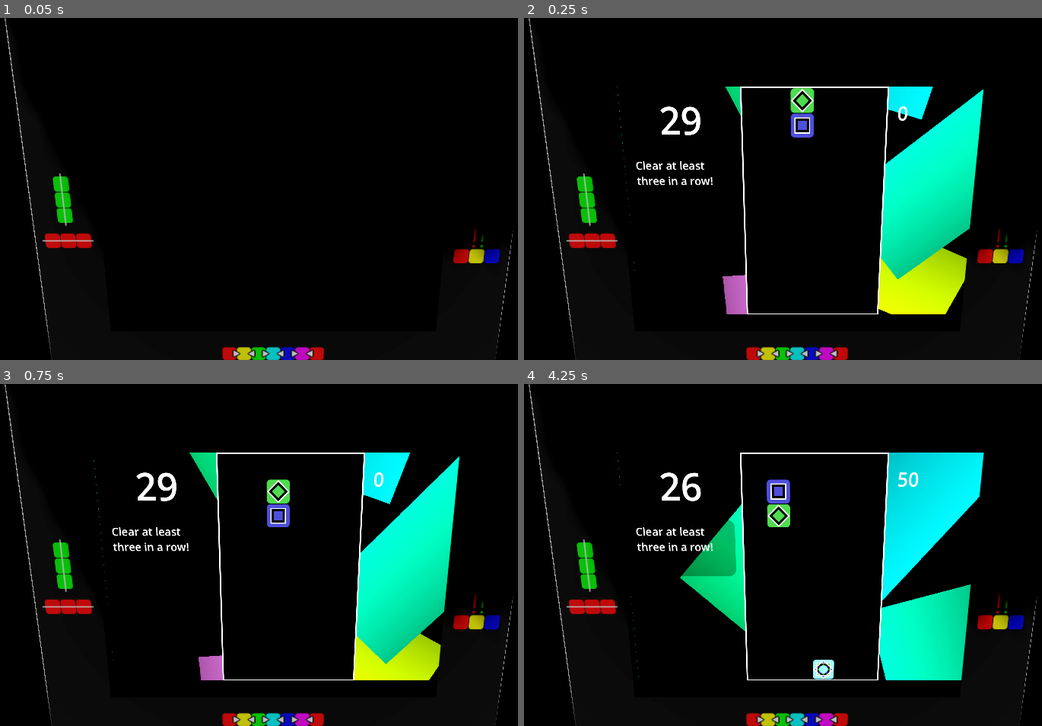
Above: before the commit, frames 1-4 (two rows, left to right).
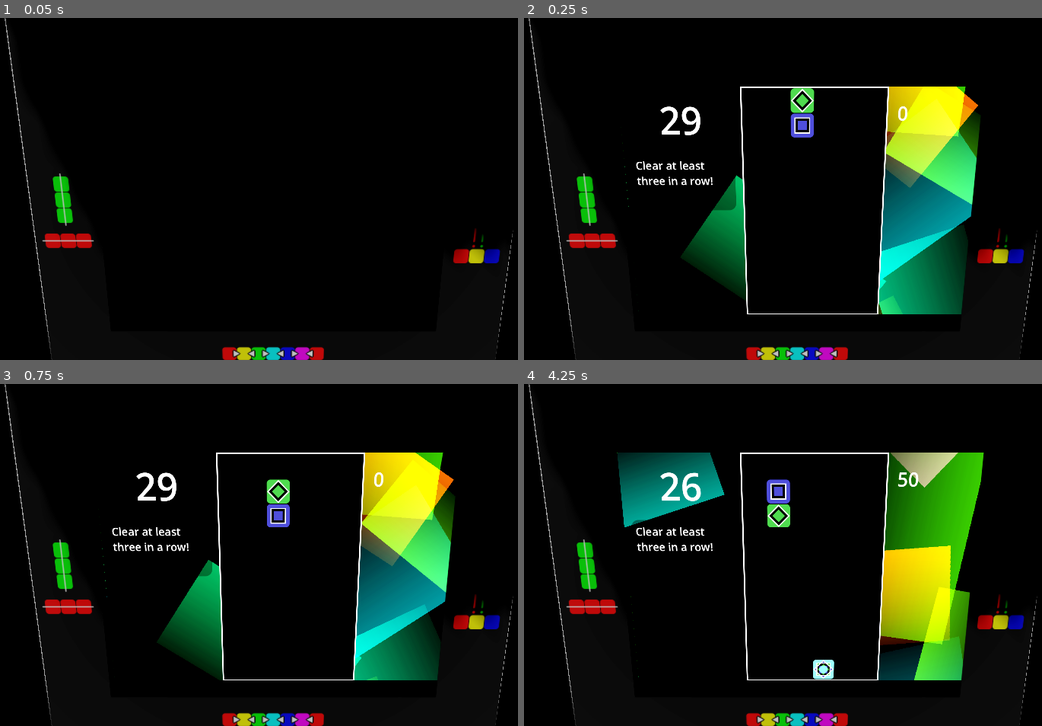
Above: after the commit, the same moments.

Repository: liabilityluke/FBGJ2025
Game: Godot game, scene res://cabinet.tscn
Two runs of this game, one before a commit and one after it. Both use one fixed random seed, a clock stepped at 60 frames per second and the inputs below. This scene is started directly instead of the project's main scene.
Inputs:
- Up to frame 1 (0.05 s): no input
- Up to frame 2 (0.25 s): no input
- Up to frame 3 (0.75 s): tap Enter (ui_accept) at 0.5 s; hold Right (ui_right) from 0.53 s (still down); hold Enter (ui_accept) from 0.53 s (still down)
- Up to frame 4 (4.25 s): release Right (ui_right) at 1.28 s; release Enter (ui_accept) at 1.28 s; hold Down (ui_down) 1.28-2.03 s; tap Enter (ui_accept) at 1.35, 1.52, 1.82, 2.85, 3.02, 3.32 s; hold Enter (ui_accept) 2.03-2.78 s; hold Right (ui_right) 2.03-3.53 s; hold Left (ui_left) from 3.53 s (still down); hold Enter (ui_accept) from 3.53 s (still down); tap Escape (ui_cancel) at 4.15 s

Frame 1 is identical in both runs. In frame 2, 14% of the frame differs, in the area x 17-89%, y 20-87%; in frame 3, 14%; in frame 4, 16%.

Commit message:
add win and lose screens

Diff:
--- a/board.gd
+++ b/board.gd
@@ -36,6 +36,10 @@
 var wallkick_counter := 0
 
 @export var chain_multiplier : Array[float] = [1.0]
+
+var play_time := 0.0
+signal lost(score, play_time, objectives, total_objectives)
+signal won(score, play_time)
 
 var chain_results := {
 		"points" : 0,
@@ -85,39 +89,9 @@
 	drop_timer.one_shot = true
 	drop_timer.timeout.connect(_on_drop_timer_timeout)
 
-#func _input(event: InputEvent) -> void:
-	#if seed_block != null and stem_block != null :
-		#if event.is_action_pressed("ui_left") :
-			#var new_seed_location = seed_block.location + Vector2i(-1, 0)
-			#var new_stem_location = stem_block.location + Vector2i(-1, 0)
-			#if is_valid_move(new_seed_location) and is_valid_move(new_stem_location) :
-				#if rotation_state != 3 :
-					#move_block(seed_block, new_seed_location)
-					#move_block(stem_block, new_stem_location)
-				#else :
-					#move_block(stem_block, new_stem_location)
-					#move_block(seed_block, new_seed_location)
-		#elif event.is_action_pressed("ui_right") :
-			#var new_seed_location = seed_block.location + Vector2i(1, 0)
-			#var new_stem_location = stem_block.location + Vector2i(1, 0)
-			#if is_valid_move(new_seed_location) and is_valid_move(new_stem_location) :
-				#if rotation_state != 1 :
-					#move_block(seed_block, new_seed_location)
-					#move_block(stem_block, new_stem_location)
-				#else :
-					#move_block(stem_block, new_stem_location)
-					#move_block(seed_block, new_seed_location)
-		#elif event.is_action_pressed("ui_accept") :
-			#rotate_falling_blocks(false)
-		#elif event.is_action_pressed("ui_cancel") :
-			#rotate_falling_blocks(true)
-		#elif event.is_action_pressed("ui_down") :
-			#_on_gravity_timer_timeout()
-			#gravity_timer.wait_time = 0.1
-			#gravity_timer.start()
-			#fast_dropping = true
-
-func _process(_delta: float) -> void:
+func _process(delta: float) -> void:
+	play_time += delta
+
 	if seed_block != null and stem_block != null :
 		if Input.is_action_just_pressed("ui_left") :
 			var new_seed_location = seed_block.location + Vector2i(-1, 0)
@@ -452,5 +426,8 @@
 	else :
 		return randi_range(3, 5)
 
-func start_lose_screen() -> void:
-	get_tree().paused = true
+func lose() -> void:
+	lost.emit(score, play_time, $"../../VBoxContainer/MarginContainer/Panel/MarginContainer/Objectives".objective_number - $"../../VBoxContainer/MarginContainer/Panel/MarginContainer/Objectives".objective_array.size(), $"../../VBoxContainer/MarginContainer/Panel/MarginContainer/Objectives".objective_number)
+
+func win() -> void:
+	won.emit(score, play_time)
--- /dev/null
+++ b/cabinet.gd
@@ -0,0 +1,4 @@
+extends Node3D
+
+func _input(event: InputEvent):
+	$SubViewport.push_input(event)
--- a/cabinet.tscn
+++ b/cabinet.tscn
@@ -1,7 +1,9 @@
-[gd_scene load_steps=10 format=3 uid="uid://byy7lkdp7264m"]
+[gd_scene load_steps=12 format=3 uid="uid://byy7lkdp7264m"]
 
 [ext_resource type="PackedScene" uid="uid://dxrv0s0i2eppq" path="res://assets/cabinet/cabinet(1).glb" id="1_ei0b6"]
+[ext_resource type="Script" uid="uid://cgcdyv7ysfnvw" path="res://cabinet.gd" id="1_igc2x"]
 [ext_resource type="PackedScene" uid="uid://b0an7k5opwfit" path="res://screen.tscn" id="2_nb64c"]
+[ext_resource type="Script" uid="uid://begr64r2o8nr8" path="res://sub_viewport.gd" id="3_ssam1"]
 
 [sub_resource type="ProceduralSkyMaterial" id="ProceduralSkyMaterial_nb64c"]
 sky_top_color = Color(0, 0, 0, 1)
@@ -37,6 +39,8 @@
 orientation = 2
 
 [node name="Node3D" type="Node3D"]
+process_mode = 3
+script = ExtResource("1_igc2x")
 
 [node name="DirectionalLight3D" type="DirectionalLight3D" parent="."]
 transform = Transform3D(-0.866023, -0.433016, 0.250001, 0.0139347, 0.478902, 0.877758, -0.499809, 0.763643, -0.408706, 0, 0, 0)
@@ -57,8 +61,10 @@
 
 [node name="SubViewport" type="SubViewport" parent="."]
 size = Vector2i(972, 648)
+script = ExtResource("3_ssam1")
 
 [node name="Node2D" parent="SubViewport" instance=ExtResource("2_nb64c")]
+process_mode = 1
 
 [node name="MeshInstance3D2" type="MeshInstance3D" parent="."]
 transform = Transform3D(1, 0, 0, 0, 1, 0, 0, 0, 1, 0, 0, 6.46042)
--- /dev/null
+++ b/lose_screen.tres.gd
@@ -0,0 +1,19 @@
+extends MarginContainer
+
+
+
+func _on_board_lost(score: Variant, play_time: Variant, objectives: Variant, total_objectives: Variant) -> void:
+	get_tree().paused = true
+	$Panel/VBoxContainer/Score.text = str(score) + " points"
+	$Panel/VBoxContainer/PlayTime.text = str(int(floor(play_time))) + " seconds"
+	$Panel/VBoxContainer/LoseButton.grab_focus()
+	$Panel/VBoxContainer/Objectives.text = str(objectives) + "/" + str(total_objectives) + " Objectives"
+	show()
+
+
+
+
+func _on_lose_button_pressed() -> void:
+	print("button pressed!")
+	get_tree().paused = false
+	get_tree().change_scene_to_file("res://cabinet.tscn")
--- a/objectives.gd
+++ b/objectives.gd
@@ -1,8 +1,11 @@
 extends RichTextLabel
 
 var objective_array := []
+var objective_number : int
 
 @export var objective_timer : Node
+
+signal won
 
 class Objective :
 	var time := 30
@@ -31,6 +34,7 @@
 	objective_array.append(Objective.new(60, "Make a 3 chain!", func(test_function) : return test_function["chain_length"] >= 3))
 	objective_array.append(Objective.new(70, "Merge twice and clear 4 blocks in a single chain!", func(test_function) : return (test_function["total_popped"] >= 4 and test_function["blocks_merged"] >= 2)))
 
+	objective_number = objective_array.size()
 
 	text = objective_array[0].text
 	objective_timer.start_timer(objective_array[0].time)
@@ -46,4 +50,5 @@
 				text = objective_array[0].text
 				objective_timer.start_timer(objective_array[0].time)
 			else :
-				text = "you win!!"
+				text = ""
+				won.emit()
--- a/screen.tscn
+++ b/screen.tscn
@@ -1,11 +1,16 @@
-[gd_scene load_steps=9 format=3 uid="uid://b0an7k5opwfit"]
+[gd_scene load_steps=14 format=3 uid="uid://b0an7k5opwfit"]
 
 [ext_resource type="PackedScene" uid="uid://dq6y6dq8mwh10" path="res://board.tscn" id="1_vouji"]
 [ext_resource type="Script" uid="uid://cmdsbfu06au43" path="res://objectives.gd" id="2_7cosj"]
 [ext_resource type="Script" uid="uid://bypqnv2ko70ls" path="res://objective_timer.gd" id="3_61bok"]
+[ext_resource type="Script" uid="uid://co7do2qm352ky" path="res://win_screen.gd" id="4_ym1bn"]
+[ext_resource type="Script" uid="uid://0hyn8cq1d6ej" path="res://lose_screen.tres.gd" id="5_htcr4"]
+
+[sub_resource type="CanvasItemMaterial" id="CanvasItemMaterial_61bok"]
+blend_mode = 1
 
 [sub_resource type="Gradient" id="Gradient_61bok"]
-colors = PackedColorArray(0.54, 0.27, 0.54, 1, 1, 0.5, 1, 1)
+colors = PackedColorArray(0.1, 0.05, 0.1, 1, 0.5, 0.25, 0.5, 1)
 
 [sub_resource type="GradientTexture2D" id="GradientTexture2D_ym1bn"]
 gradient = SubResource("Gradient_61bok")
@@ -26,6 +31,30 @@
 corner_radius_bottom_right = 20
 corner_radius_bottom_left = 20
 
+[sub_resource type="StyleBoxFlat" id="StyleBoxFlat_ym1bn"]
+bg_color = Color(0, 0, 0, 0.784314)
+corner_radius_top_left = 20
+corner_radius_top_right = 20
+corner_radius_bottom_right = 20
+corner_radius_bottom_left = 20
+expand_margin_left = 20.0
+expand_margin_top = 20.0
+expand_margin_right = 20.0
+expand_margin_bottom = 20.0
+
+[sub_resource type="StyleBoxFlat" id="StyleBoxFlat_htcr4"]
+bg_color = Color(1, 1, 1, 1)
+border_width_left = 20
+border_width_top = 20
+border_width_right = 20
+border_width_bottom = 20
+border_color = Color(1, 1, 1, 1)
+border_blend = true
+corner_radius_top_left = 20
+corner_radius_top_right = 20
+corner_radius_bottom_right = 20
+corner_radius_bottom_left = 20
+
 [node name="Node2D" type="Node2D"]
 
 [node name="CanvasLayer" type="CanvasLayer" parent="."]
@@ -40,7 +69,9 @@
 color = Color(0, 0, 0, 1)
 
 [node name="ShapeSpawner" type="CPUParticles2D" parent="CanvasLayer"]
+material = SubResource("CanvasItemMaterial_61bok")
 position = Vector2(585, -500)
+amount = 12
 texture = SubResource("GradientTexture2D_ym1bn")
 lifetime = 20.0
 preprocess = 20.0
@@ -90,17 +121,12 @@
 theme_override_constants/margin_left = 20
 theme_override_constants/margin_right = 20
 
-[node name="Panel" type="Panel" parent="CanvasLayer/HBoxContainer/VBoxContainer/MarginContainer"]
+[node name="Panel" type="PanelContainer" parent="CanvasLayer/HBoxContainer/VBoxContainer/MarginContainer"]
 layout_mode = 2
 theme_override_styles/panel = SubResource("StyleBoxFlat_61bok")
 
 [node name="MarginContainer" type="MarginContainer" parent="CanvasLayer/HBoxContainer/VBoxContainer/MarginContainer/Panel"]
-layout_mode = 1
-anchors_preset = 15
-anchor_right = 1.0
-anchor_bottom = 1.0
-grow_horizontal = 2
-grow_vertical = 2
+layout_mode = 2
 theme_override_constants/margin_left = 10
 theme_override_constants/margin_top = 10
 theme_override_constants/margin_right = 10
@@ -125,5 +151,123 @@
 [node name="Board" parent="CanvasLayer/HBoxContainer/CenterContainer" instance=ExtResource("1_vouji")]
 position = Vector2(0, 4)
 
-[connection signal="timeout" from="CanvasLayer/HBoxContainer/VBoxContainer/ObjectiveTimer" to="CanvasLayer/HBoxContainer/CenterContainer/Board" method="start_lose_screen"]
+[node name="WinScreen" type="MarginContainer" parent="CanvasLayer"]
+process_mode = 3
+visible = false
+anchors_preset = 15
+anchor_right = 1.0
+anchor_bottom = 1.0
+grow_horizontal = 2
+grow_vertical = 2
+theme_override_constants/margin_left = 100
+theme_override_constants/margin_top = 100
+theme_override_constants/margin_right = 100
+theme_override_constants/margin_bottom = 100
+script = ExtResource("4_ym1bn")
+
+[node name="Panel" type="PanelContainer" parent="CanvasLayer/WinScreen"]
+layout_mode = 2
+theme_override_styles/panel = SubResource("StyleBoxFlat_ym1bn")
+
+[node name="VBoxContainer" type="VBoxContainer" parent="CanvasLayer/WinScreen/Panel"]
+layout_mode = 2
+
+[node name="Congrats" type="Label" parent="CanvasLayer/WinScreen/Panel/VBoxContainer"]
+layout_mode = 2
+theme_override_font_sizes/font_size = 50
+text = "Congratulations!"
+horizontal_alignment = 1
+
+[node name="Score" type="Label" parent="CanvasLayer/WinScreen/Panel/VBoxContainer"]
+layout_mode = 2
+theme_override_font_sizes/font_size = 50
+text = "100000 pts"
+horizontal_alignment = 1
+
+[node name="PlayTime" type="Label" parent="CanvasLayer/WinScreen/Panel/VBoxContainer"]
+layout_mode = 2
+theme_override_font_sizes/font_size = 50
+text = "100s"
+horizontal_alignment = 1
+
+[node name="WinButton" type="Button" parent="CanvasLayer/WinScreen/Panel/VBoxContainer"]
+layout_mode = 2
+size_flags_horizontal = 4
+theme_override_colors/font_disabled_color = Color(0, 0, 0, 1)
+theme_override_colors/font_hover_pressed_color = Color(0, 0, 0, 1)
+theme_override_colors/font_hover_color = Color(0, 0, 0, 1)
+theme_override_colors/font_outline_color = Color(0, 0, 0, 1)
+theme_override_colors/font_color = Color(0, 0, 0, 1)
+theme_override_colors/font_focus_color = Color(0, 0, 0, 1)
+theme_override_colors/font_pressed_color = Color(0, 0, 0, 1)
+theme_override_font_sizes/font_size = 50
+theme_override_styles/normal = SubResource("StyleBoxFlat_htcr4")
+text = "Play Again?"
+
+[node name="LoseScreen" type="MarginContainer" parent="CanvasLayer"]
+process_mode = 3
+visible = false
+anchors_preset = 15
+anchor_right = 1.0
+anchor_bottom = 1.0
+grow_horizontal = 2
+grow_vertical = 2
+theme_override_constants/margin_left = 100
+theme_override_constants/margin_top = 100
+theme_override_constants/margin_right = 100
+theme_override_constants/margin_bottom = 100
+script = ExtResource("5_htcr4")
+
+[node name="Panel" type="PanelContainer" parent="CanvasLayer/LoseScreen"]
+layout_mode = 2
+theme_override_styles/panel = SubResource("StyleBoxFlat_ym1bn")
+
+[node name="VBoxContainer" type="VBoxContainer" parent="CanvasLayer/LoseScreen/Panel"]
+layout_mode = 2
+
+[node name="Fail" type="Label" parent="CanvasLayer/LoseScreen/Panel/VBoxContainer"]
+layout_mode = 2
+theme_override_font_sizes/font_size = 50
+text = "Failed..."
+horizontal_alignment = 1
+
+[node name="Score" type="Label" parent="CanvasLayer/LoseScreen/Panel/VBoxContainer"]
+layout_mode = 2
+theme_override_font_sizes/font_size = 50
+text = "100000 pts"
+horizontal_alignment = 1
+
+[node name="PlayTime" type="Label" parent="CanvasLayer/LoseScreen/Panel/VBoxContainer"]
+layout_mode = 2
+theme_override_font_sizes/font_size = 50
+text = "100s"
+horizontal_alignment = 1
+
+[node name="Objectives" type="Label" parent="CanvasLayer/LoseScreen/Panel/VBoxContainer"]
+layout_mode = 2
+theme_override_font_sizes/font_size = 50
+text = "4/5 Objectives"
+horizontal_alignment = 1
+
+[node name="LoseButton" type="Button" parent="CanvasLayer/LoseScreen/Panel/VBoxContainer"]
+layout_mode = 2
+size_flags_horizontal = 4
+theme_override_colors/font_disabled_color = Color(0, 0, 0, 1)
+theme_override_colors/font_hover_pressed_color = Color(0, 0, 0, 1)
+theme_override_colors/font_hover_color = Color(0, 0, 0, 1)
+theme_override_colors/font_outline_color = Color(0, 0, 0, 1)
+theme_override_colors/font_color = Color(0, 0, 0, 1)
+theme_override_colors/font_focus_color = Color(0, 0, 0, 1)
+theme_override_colors/font_pressed_color = Color(0, 0, 0, 1)
+theme_override_font_sizes/font_size = 50
+theme_override_styles/normal = SubResource("StyleBoxFlat_htcr4")
+text = "Play Again?"
+
+[connection signal="timeout" from="CanvasLayer/HBoxContainer/VBoxContainer/ObjectiveTimer" to="CanvasLayer/HBoxContainer/CenterContainer/Board" method="lose"]
+[connection signal="won" from="CanvasLayer/HBoxContainer/VBoxContainer/MarginContainer/Panel/MarginContainer/Objectives" to="CanvasLayer/HBoxContainer/CenterContainer/Board" method="win"]
 [connection signal="chain_finished" from="CanvasLayer/HBoxContainer/CenterContainer/Board" to="CanvasLayer/HBoxContainer/VBoxContainer/MarginContainer/Panel/MarginContainer/Objectives" method="_on_board_chain_finished"]
+[connection signal="lost" from="CanvasLayer/HBoxContainer/CenterContainer/Board" to="CanvasLayer/LoseScreen" method="_on_board_lost"]
+[connection signal="won" from="CanvasLayer/HBoxContainer/CenterContainer/Board" to="CanvasLayer/WinScreen" method="_on_board_won"]
+[connection signal="pressed" from="CanvasLayer/WinScreen/Panel/VBoxContainer/WinButton" to="CanvasLayer/WinScreen" method="_on_win_button_pressed"]
+[connection signal="pressed" from="CanvasLayer/WinScreen/Panel/VBoxContainer/WinButton" to="CanvasLayer/WinScreen/Panel/VBoxContainer/WinButton" method="_on_pressed"]
+[connection signal="pressed" from="CanvasLayer/LoseScreen/Panel/VBoxContainer/LoseButton" to="CanvasLayer/LoseScreen" method="_on_lose_button_pressed"]
--- /dev/null
+++ b/sub_viewport.gd
@@ -0,0 +1,8 @@
+extends SubViewport
+
+#func _input(event: InputEvent) -> void:
+	#print("aaahhh")
+	#push_input(event)
+
+#func _unhandeled_input(event: InputEvent):
+	#get_viewport().push_input(event, )
--- /dev/null
+++ b/win_screen.gd
@@ -0,0 +1,16 @@
+extends MarginContainer
+
+
+
+func _on_board_won(score: Variant, play_time: Variant) -> void:
+	get_tree().paused = true
+	$Panel/VBoxContainer/Score.text = str(score) + " points"
+	$Panel/VBoxContainer/PlayTime.text = str(int(floor(play_time))) + " seconds"
+	$Panel/VBoxContainer/WinButton.grab_focus()
+	show()
+
+
+func _on_win_button_pressed() -> void:
+	print("button pressed!")
+	get_tree().paused = false
+	get_tree().change_scene_to_file("res://cabinet.tscn")
Not shown, added: cabinet.gd.uid
Not shown, added: lose_screen.tres.gd.uid
Not shown, added: sub_viewport.gd.uid
Not shown, added: win_screen.gd.uid
